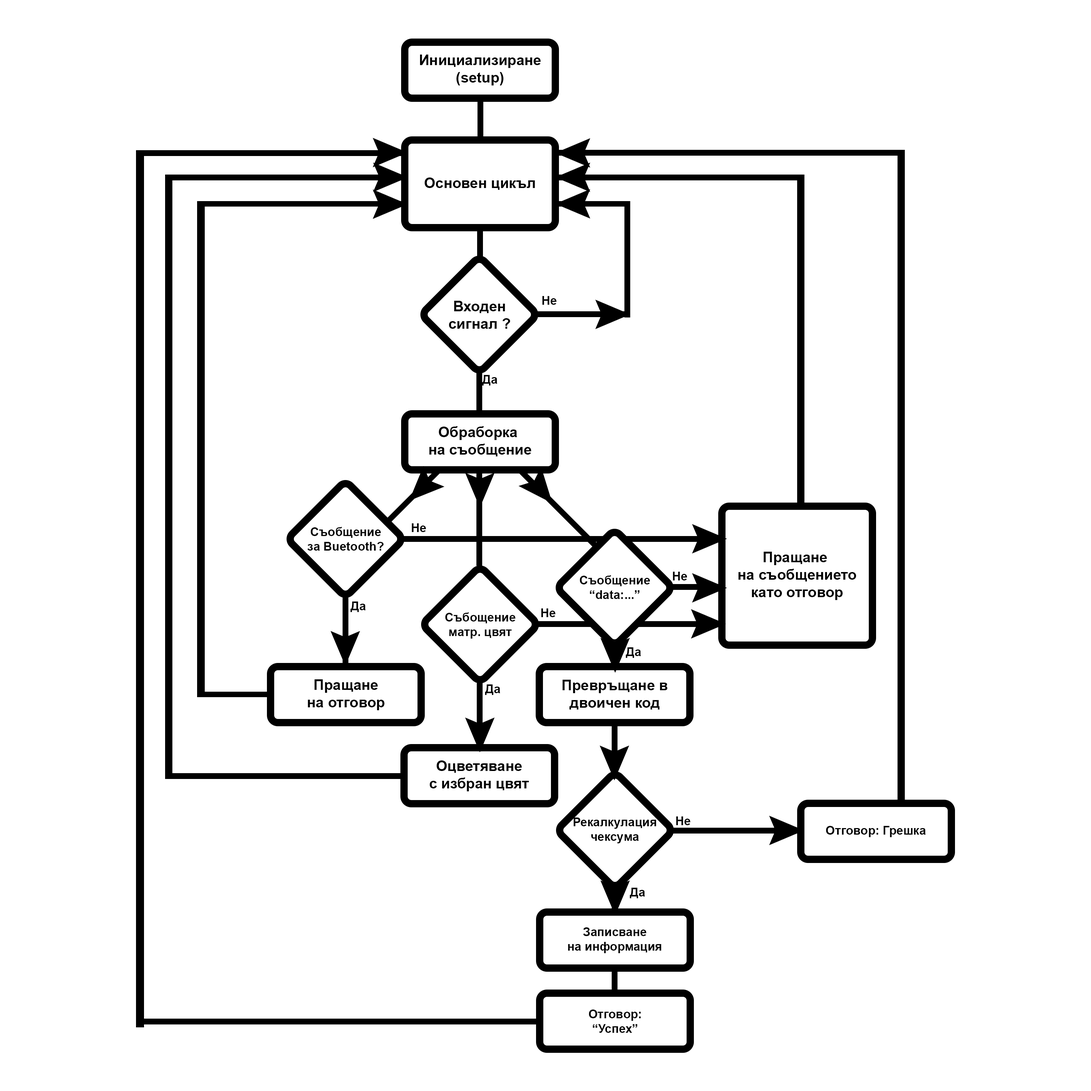
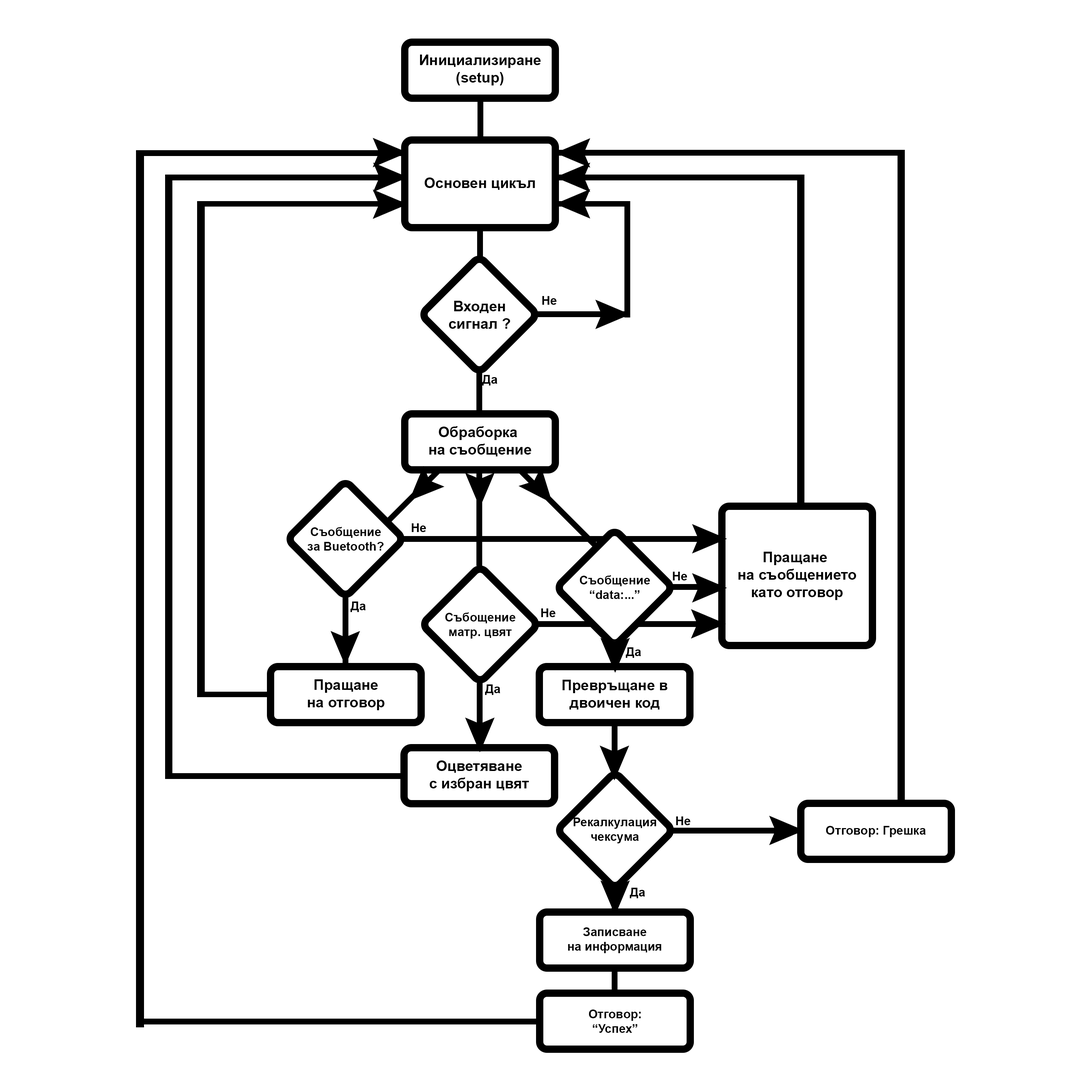
The second w=1091, h=1091 image is a revision of the first. Changes to its layers:
painted on "Arrow 6 1 copy 12" over [left=600, top=880, right=631, bottom=899]
painted on "Line 1 copy 3" (13th of 26, in "Group 4" › "Group 2") over [left=387, top=492, right=425, bottom=527]
painted on "Rectangle 1" (1st of 15, in "Group 4" › "Group 1" › "пращане съобщение") over [left=718, top=502, right=877, bottom=650]
painted on "Rectangle 1" (9th of 15, in "Group 4" › "Group 1" › "съобщение мтр цвят") over [left=556, top=830, right=638, bottom=890]
painted on "Rectangle 1" (11th of 15, in "Group 4" › "Group 1" › "съобщение блутут") over [left=287, top=508, right=398, bottom=547]
hid "Background" over [left=287, top=296, right=877, bottom=899]
